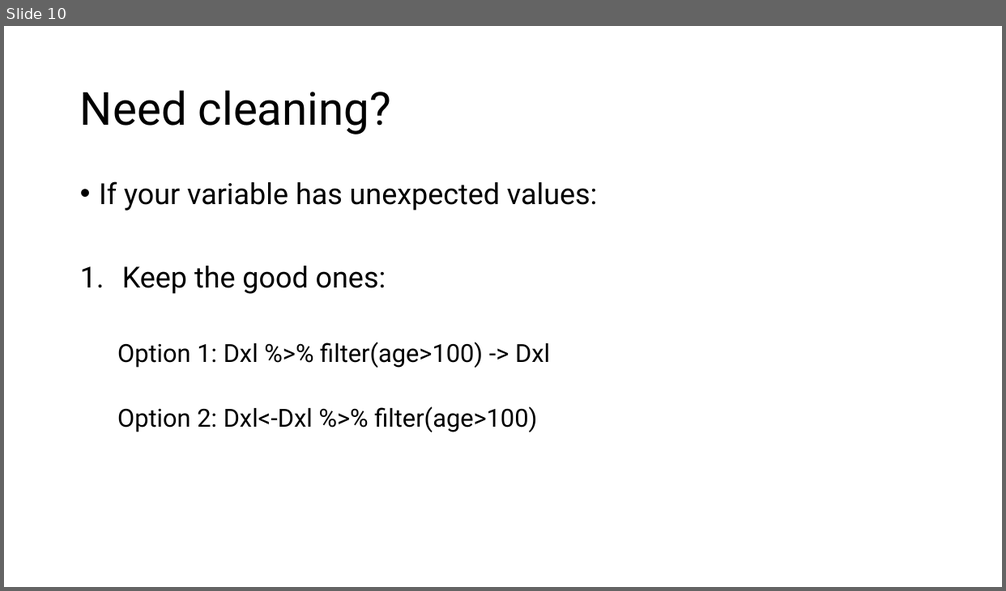
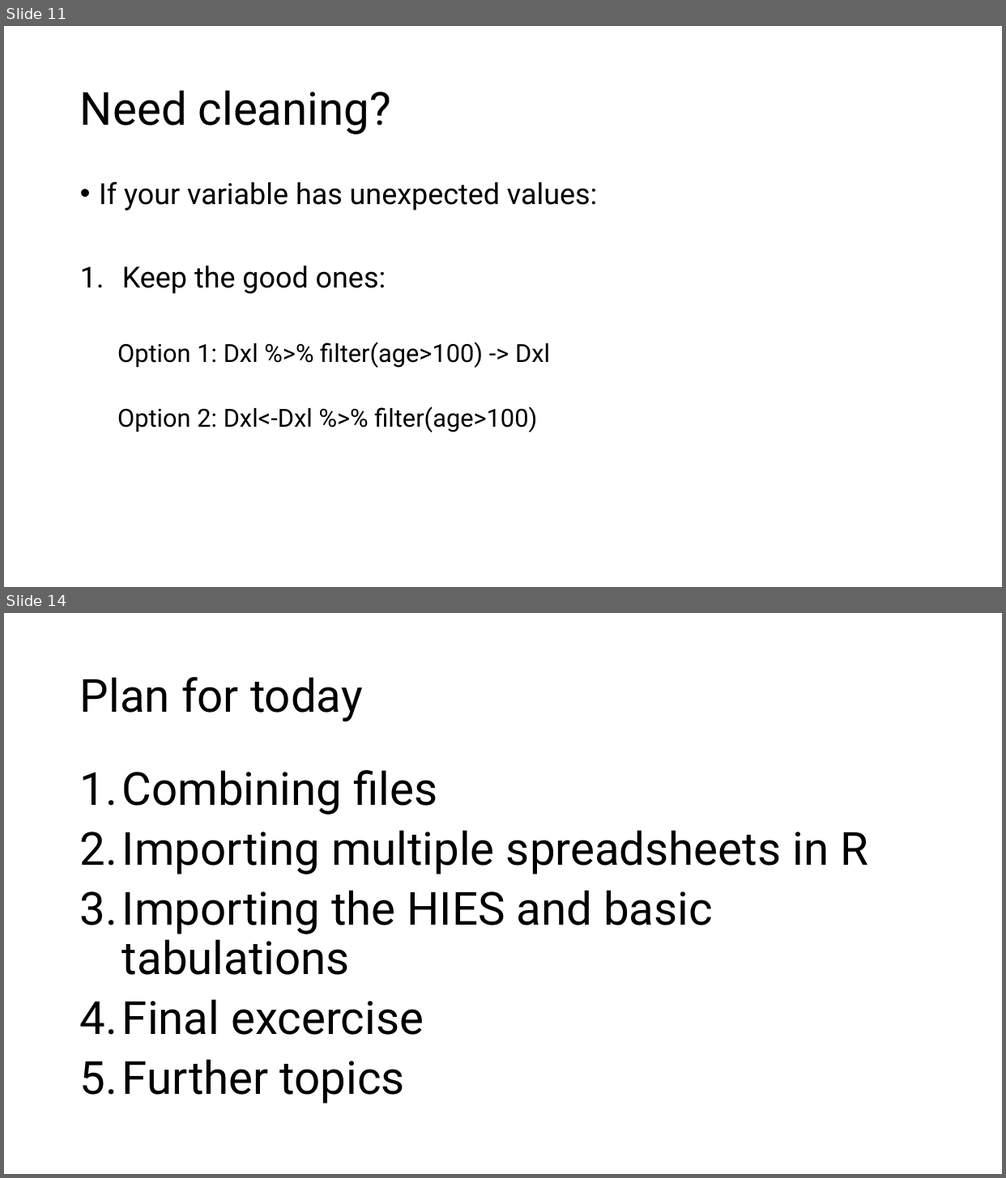
Before and after one commit to hectornajera83/TrainingRKiribati2025, a slide deck: Day 3 Recap.pptx. Shown one above the other, each under a label of ours: slide 10 before the commit, slides 11 and 14 after it; the slides between them are not shown. The pictures are 1006x591 and 1006x1178 pixels, drawn with LibreOffice and Linux fonts; fonts in the diff are those of the drawing. Boxes give left, top, right and bottom in pixels: in the first picture for what was removed or moved away, otherwise in the second. Text is boxed around its words. In the diff, an @@ line names an element or a change of style, - is before the commit and + after.

```diff
--- a/Day 3 Recap.pptx
+++ b/Day 3 Recap.pptx
@@ slide 14 added at box(4, 613, 1002, 1174), background #FFFFFF @@
@@ title added at box(80, 677, 363, 722), 44 pt, text #000000 @@
+Plan for today
@@ text added at box(80, 770, 868, 1104), 44 pt, text #000000 @@
+1. Combining files
+2. Importing multiple spreadsheets in R
+3. Importing the HIES and basic tabulations
+4. Final excercise
+5. Further topics
@@ what was slide 10 is now slide 11 @@
```
Also in this commit, not shown: 2 slides changed, 1 other slide added.
